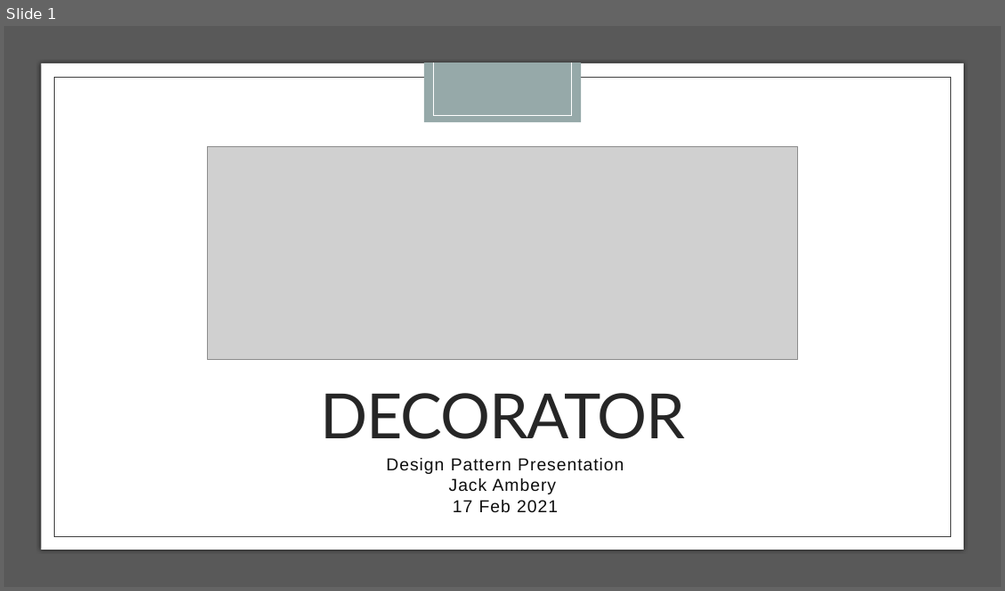
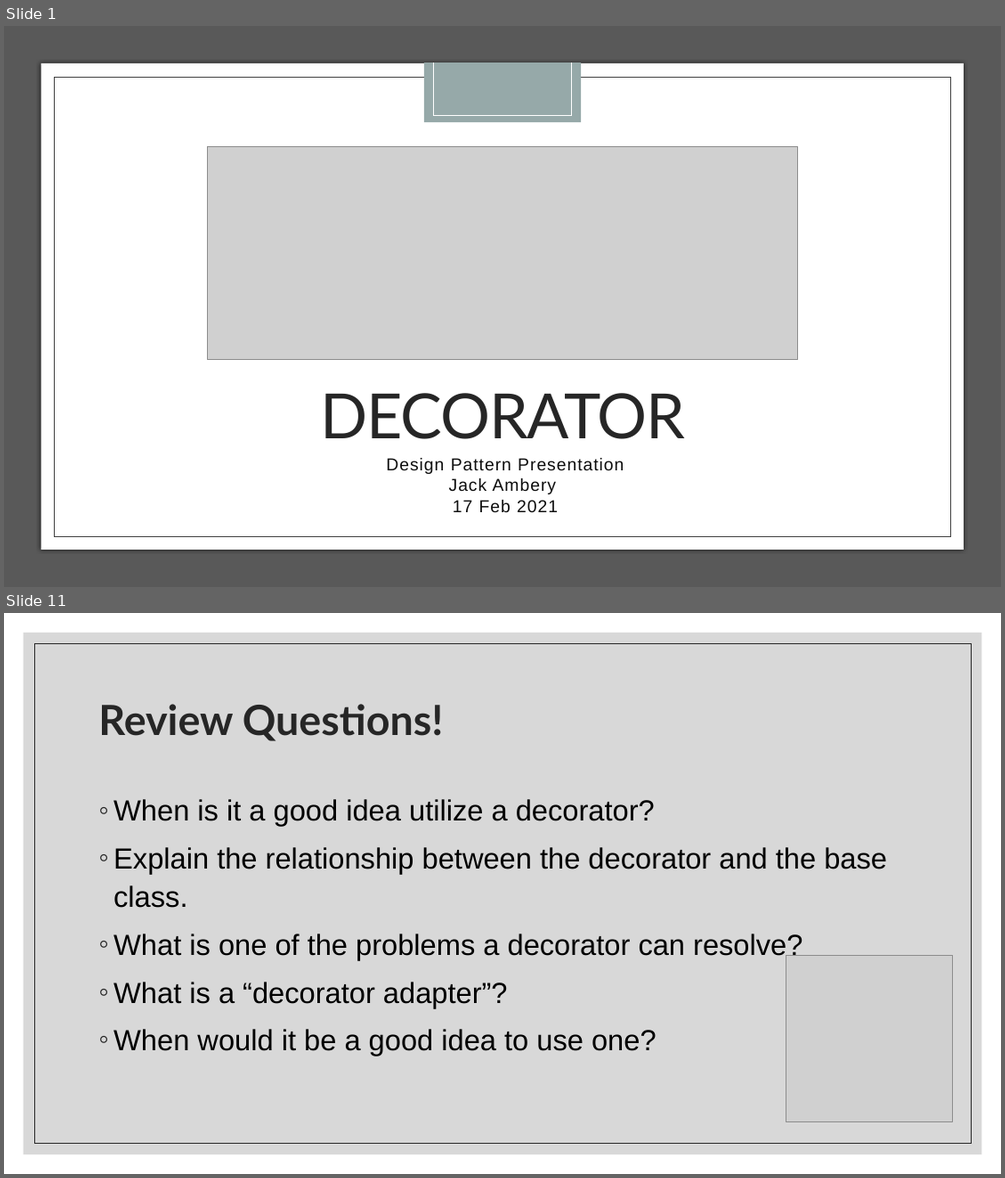
Before and after one commit to jackambery/All-Dual-Enrollment-Work, a slide deck: Student Presentations/DecoratorPresentation.pptx. Shown one above the other, each under a label of ours: slide 1 before the commit, slides 1 and 11 after it; the slides between them are not shown. The pictures are 1005x591 and 1005x1178 pixels, drawn with LibreOffice and Linux fonts; fonts in the diff are those of the drawing; grey boxes stand for pictures. Boxes give left, top, right and bottom in pixels: in the first picture for what was removed or moved away, otherwise in the second. Text is boxed around its words. In the diff, an @@ line names an element or a change of style, - is before the commit and + after.

```diff
--- a/Student Presentations/DecoratorPresentation.pptx
+++ b/Student Presentations/DecoratorPresentation.pptx
@@ slide 11 added at [4, 613, 1001, 1174], background #FFFFFF @@
@@ rectangle added at [24, 633, 982, 1154], fill #BFBFBF at 60% opacity @@
@@ rectangle added at [34, 643, 971, 1143], outline #262626 0.5 pt @@
@@ title added at [98, 704, 444, 741], 40 pt, text #262626, bold @@
+Review Questions!
@@ text added at [113, 799, 887, 1055], 28 pt, text #000000 @@
+◦ When is it a good idea utilize a decorator?
+◦ Explain the relationship between the decorator and the base class.
+◦ What is one of the problems a decorator can resolve?
+◦ What is a “decorator adapter”?
+◦ When would it be a good idea to use one?
@@ picture added at [786, 955, 952, 1121] @@
```
Also in this commit, not shown: 9 other slides added, 1 slide removed.
